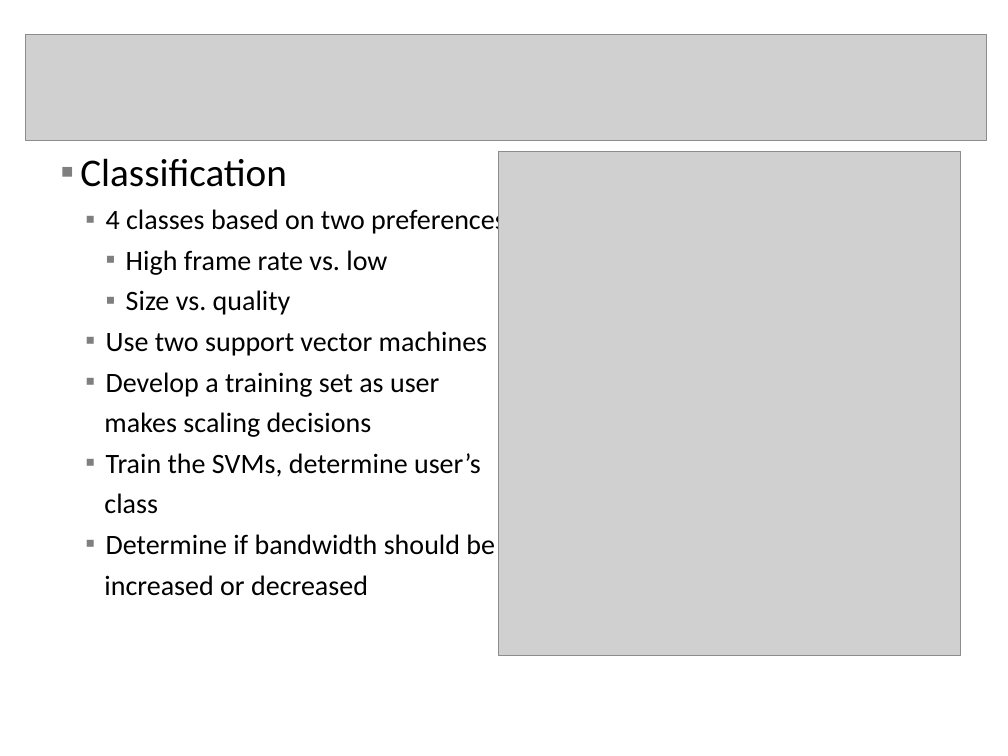
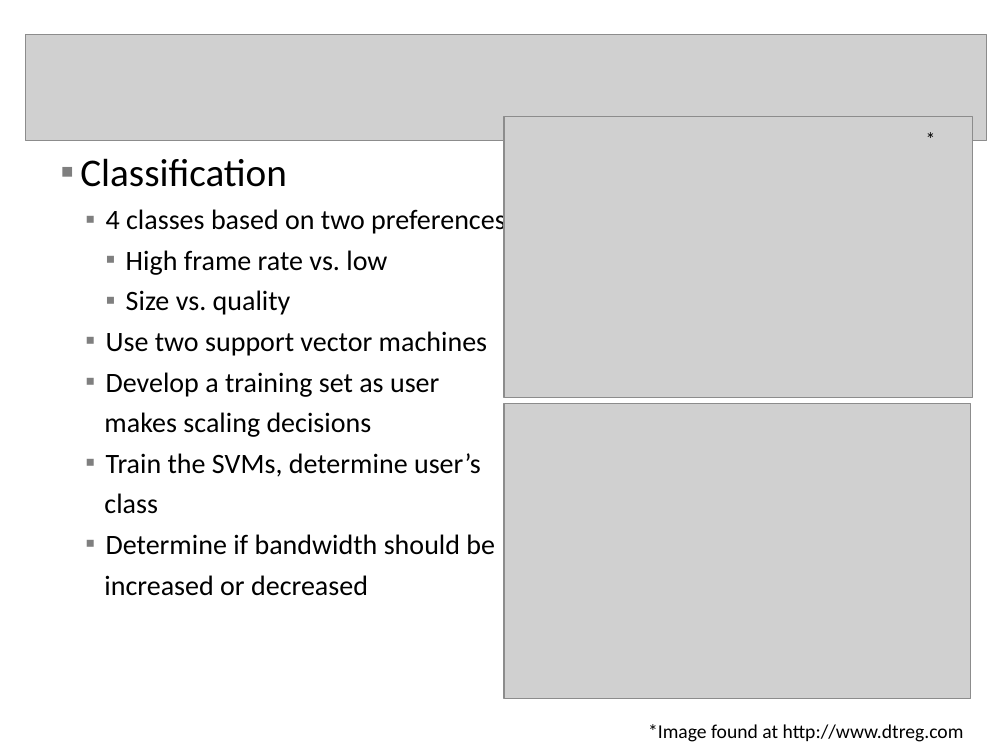
Before and after one commit to mocalab/ScalableVideo, a slide deck: slide 8 of Dustin/OriginalWork/CameraSystemPaper/Camera System Presentation (name TBD).ppt (slide 9 before the commit). Drawn at 1008x756 pixels with LibreOffice and Linux fonts; fonts in the diff are those of the drawing; grey boxes stand for pictures; background and template pictures are left out. Boxes give left, top, right and bottom in pixels: in the first picture for what was removed or moved away, otherwise in the second. Text is boxed around its words. In the diff, an @@ line names an element or a change of style, - is before the commit and + after.

```diff
--- a/Dustin/OriginalWork/CameraSystemPaper/Camera System Presentation (name TBD).ppt
+++ b/Dustin/OriginalWork/CameraSystemPaper/Camera System Presentation (name TBD).ppt
@@ picture: place and size @@
-picture at [499,151,961,655]
+picture at [504,117,973,398]
@@ text added at [915,121,954,155], 14 pt, text #000000 @@
+*
@@ picture added at [504,403,971,699] @@
@@ text added at [648,724,964,742], 14 pt, text #000000 @@
+*Image found at http://www.dtreg.com
```
Also in this commit, not shown: 6 other slides changed, 1 slide removed, 6 other files.
